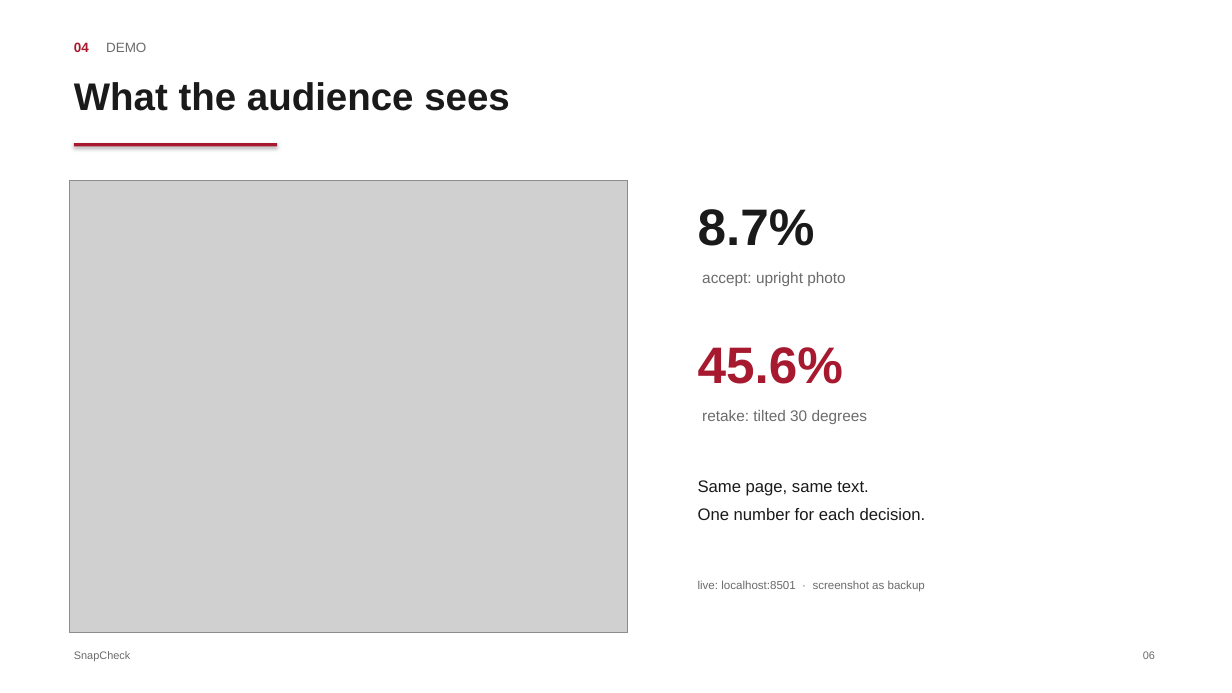
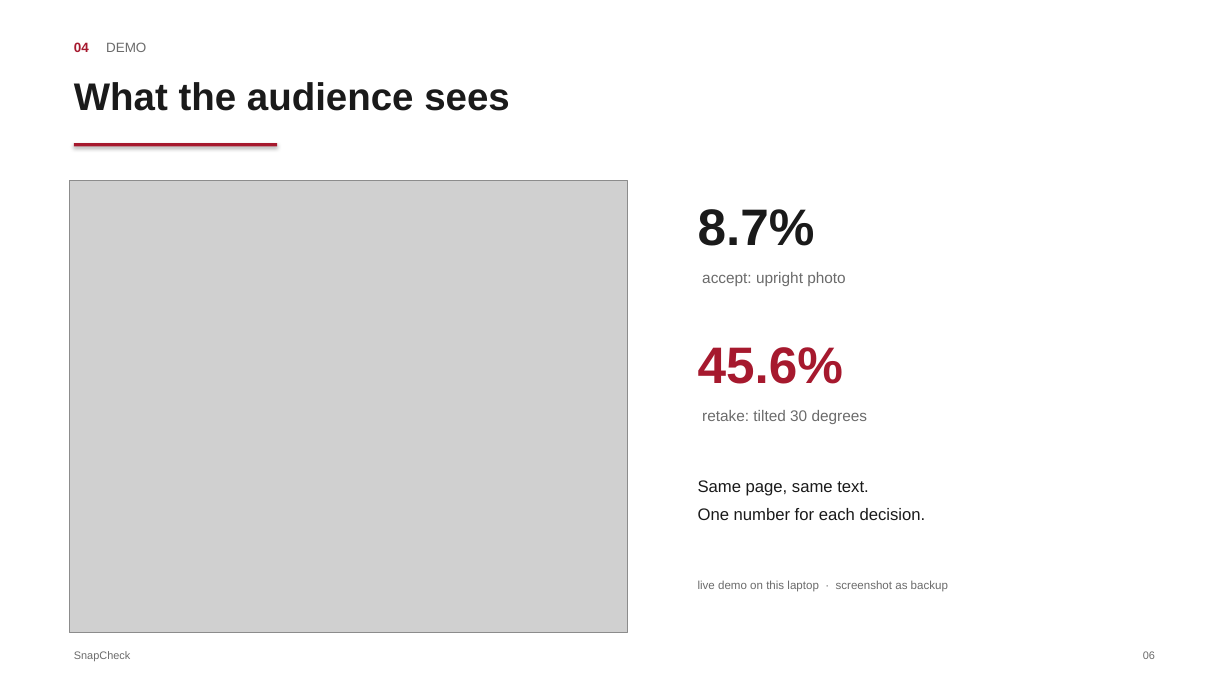
Before and after one commit to n0thing0717zkj-code/CDT501_SnapCheck, a slide deck: slide 6 of docs/CDT501_SnapCheck_Slides.pptx. Drawn at 1232x693 pixels with LibreOffice and Linux fonts; fonts in the diff are those of the drawing; grey boxes stand for pictures. Boxes give left, top, right and bottom in pixels: in the first picture for what was removed or moved away, otherwise in the second. Text is boxed around its words. In the diff, an @@ line names an element or a change of style, - is before the commit and + after.

Commit message:
Final: 10-minute script with Kaijia on demo, report wording fixes, slide cleanup

```diff
--- a/docs/CDT501_SnapCheck_Slides.pptx
+++ b/docs/CDT501_SnapCheck_Slides.pptx
@@ text at (x1=698, y1=580, x2=948, y2=592): text changed @@
-live: localhost:8501 · screenshot as backup
+live demo on this laptop · screenshot as backup
```
Also in this commit, not shown: 3 other slides changed, 3 other files.
